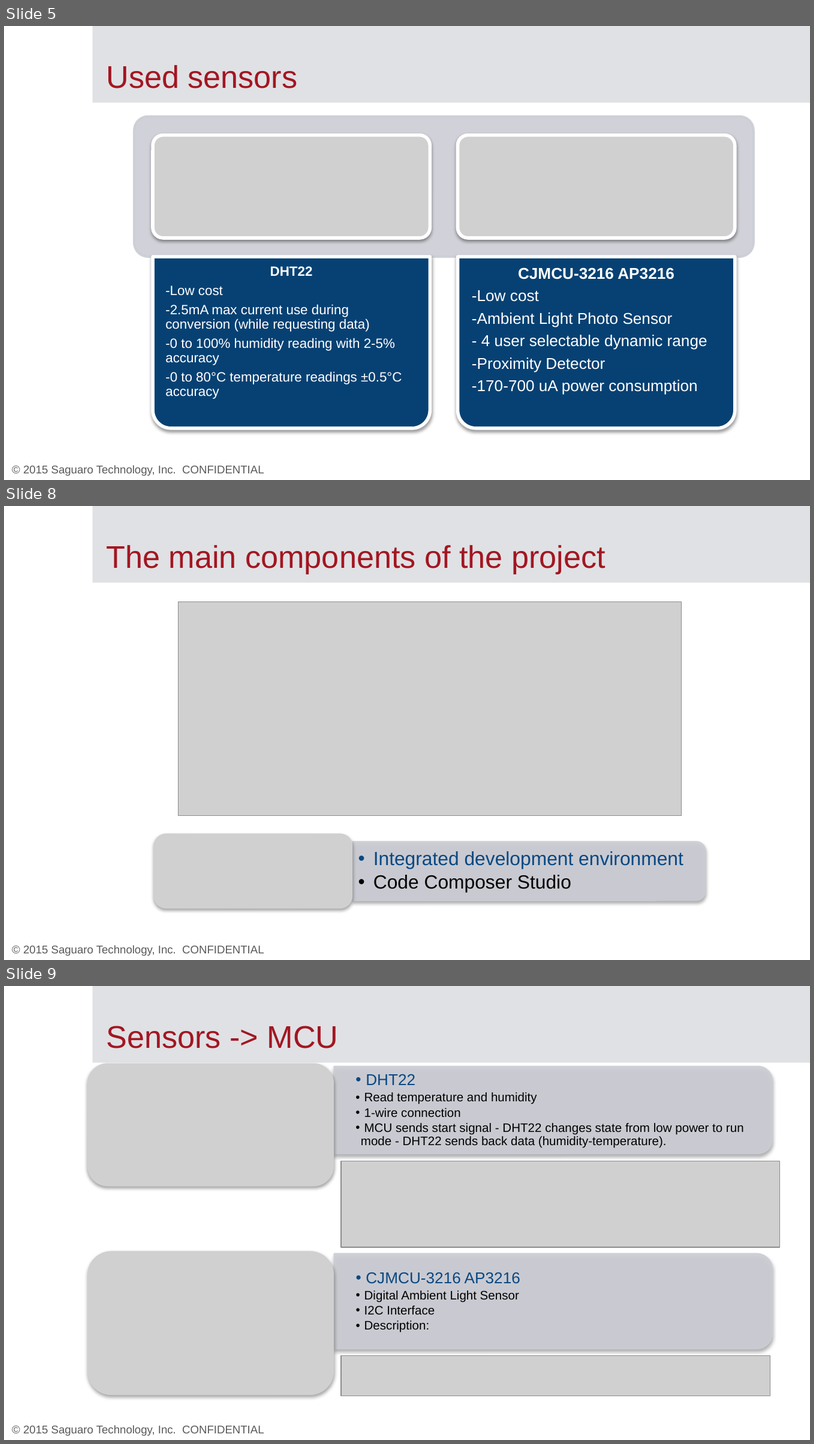
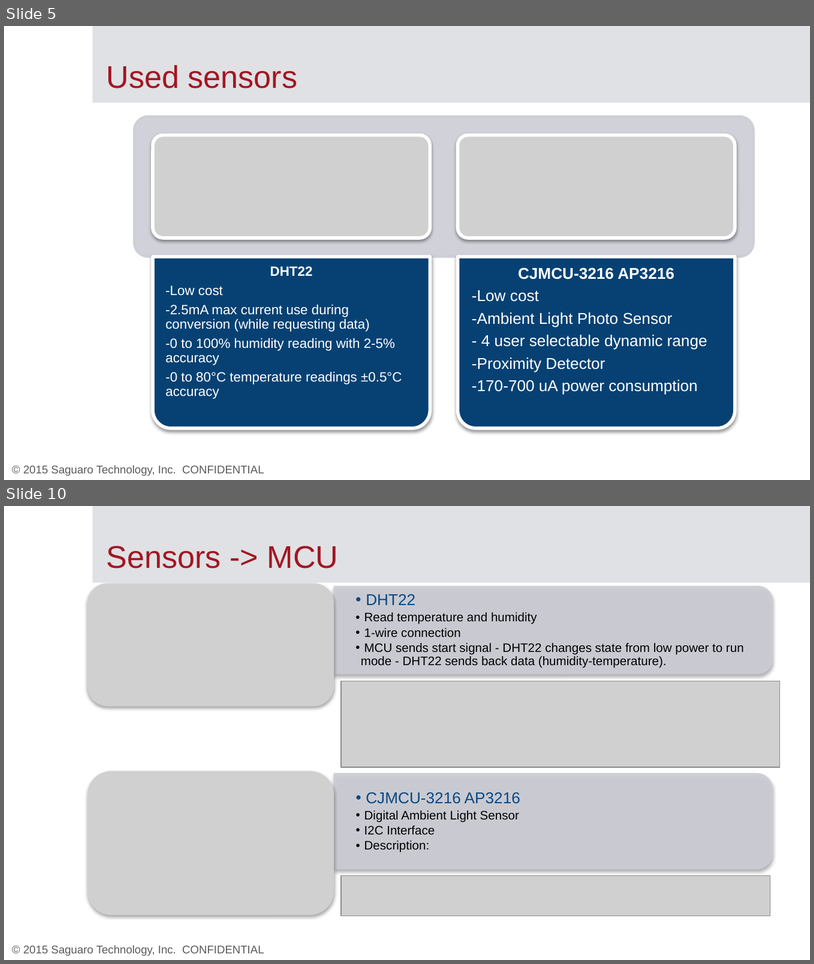
Before and after one commit to mememihnea/LicentaCod, a slide deck: Documentatie/Template.pptx. Shown one above the other, each under a label of ours: slides 5, 8 and 9 before the commit, slides 5 and 10 after it; the slides between them are not shown. The pictures are 814x1444 and 814x964 pixels, drawn with LibreOffice and Linux fonts; fonts in the diff are those of the drawing; grey boxes stand for pictures; background and template pictures are left out. Boxes give left, top, right and bottom in pixels: in the first picture for what was removed or moved away, otherwise in the second. Text is boxed around its words. In the diff, an @@ line names an element or a change of style, - is before the commit and + after.

```diff
--- a/Documentatie/Template.pptx
+++ b/Documentatie/Template.pptx
@@ slide 8 removed at <box>4,506,810,960</box>, background #FFFFFF; not listed: 2 template elements that a slide beside it also shows @@
@@ title removed at <box>106,545,606,574</box> @@
-The main components of the project
@@ picture removed at <box>178,602,682,816</box> @@
@@ picture removed at <box>154,834,353,909</box> @@
@@ round same rect removed at <box>353,841,707,901</box> @@
@@ text removed at <box>374,851,684,892</box> @@
-  • Integrated development environment
-  • Code Composer Studio
@@ what was slide 9 is now slide 10 @@
```
Also in this commit, not shown: 2 slides changed, 2 slides added, 3 other files.
